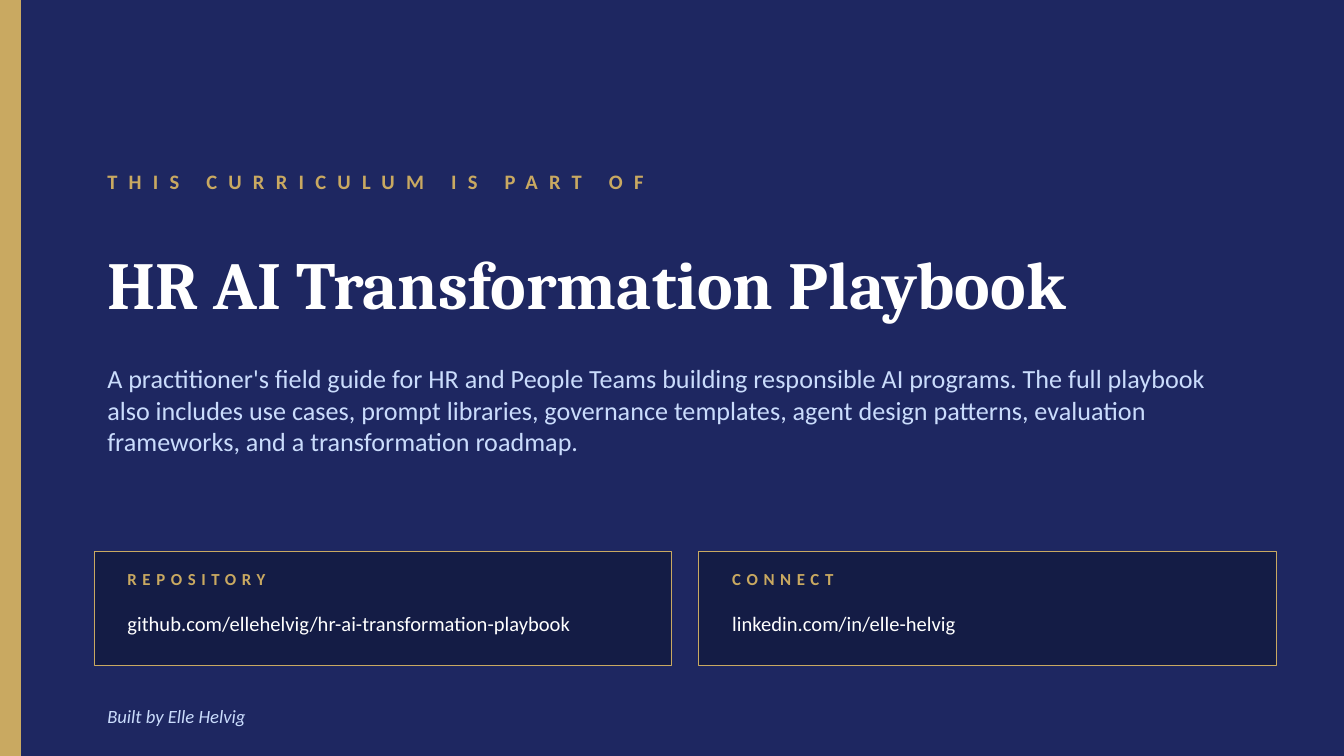
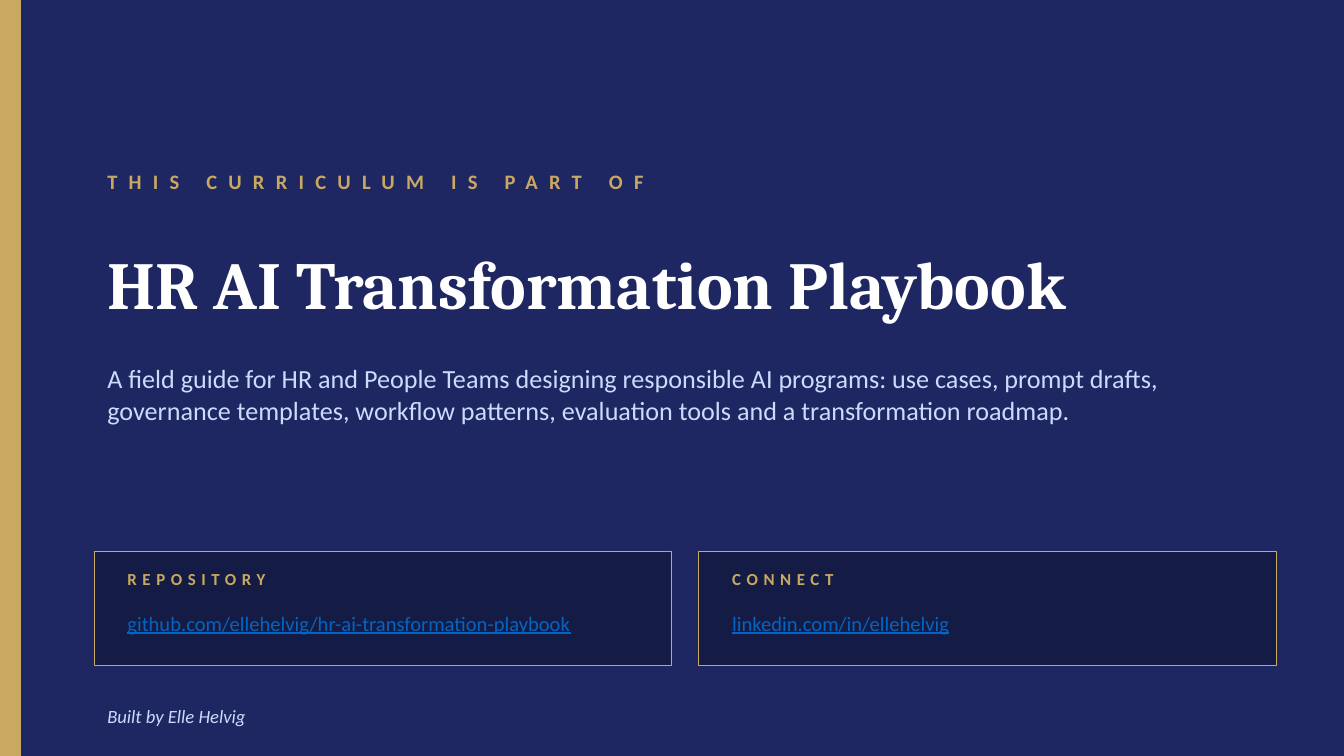
Before and after one commit to ellehelvig/hr-ai-transformation-playbook, a slide deck: slide 23 of 04-enablement/HR-AI-Literacy-Curriculum.pptx. Drawn at 1344x756 pixels with LibreOffice and Linux fonts; fonts in the diff are those of the drawing. Boxes give left, top, right and bottom in pixels: in the first picture for what was removed or moved away, otherwise in the second. Text is boxed around its words. In the diff, an @@ line names an element or a change of style, - is before the commit and + after.

```diff
--- a/04-enablement/HR-AI-Literacy-Curriculum.pptx
+++ b/04-enablement/HR-AI-Literacy-Curriculum.pptx
@@ text at (107,370,1158,425): text changed @@
-A practitioner's field guide for HR and People Teams building responsible AI programs. The full playbook also includes use cases, prompt libraries, governance templates, agent design patterns, evaluation frameworks, and a transformation roadmap.
+A field guide for HR and People Teams designing responsible AI programs: use cases, prompt drafts, governance templates, workflow patterns, evaluation tools and a transformation roadmap.
@@ text "github.com/ellehelvig/hr-ai-transformation-playbook" at (127,617,570,635): text colour #FFFFFF to #0563C1, underline on @@
@@ text at (732,617,949,635): text changed; text colour #FFFFFF to #0563C1 @@
-linkedin.com/in/elle-helvig
+linkedin.com/in/ellehelvig
```
Also in this commit, not shown: 11 other slides changed, 9 other files.
